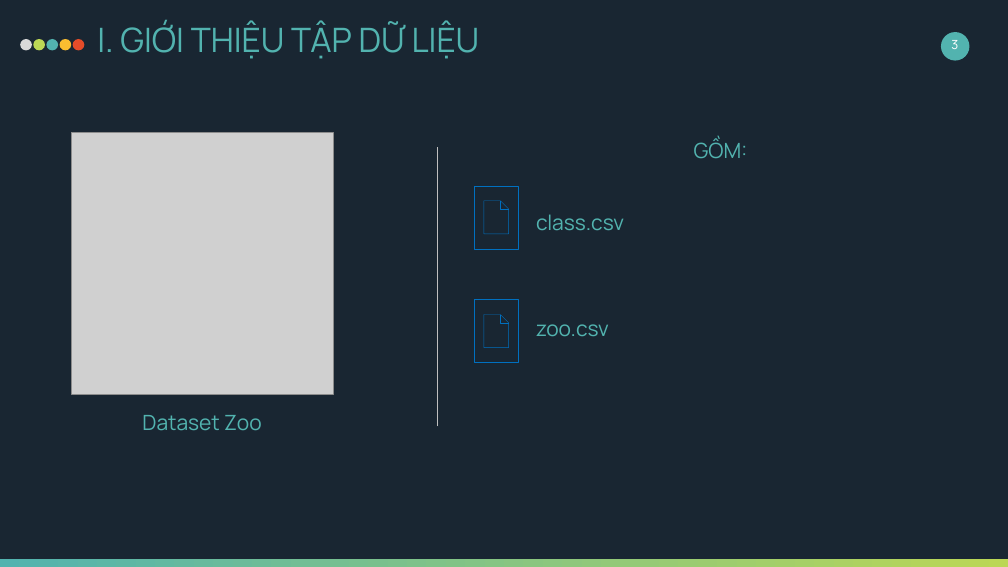
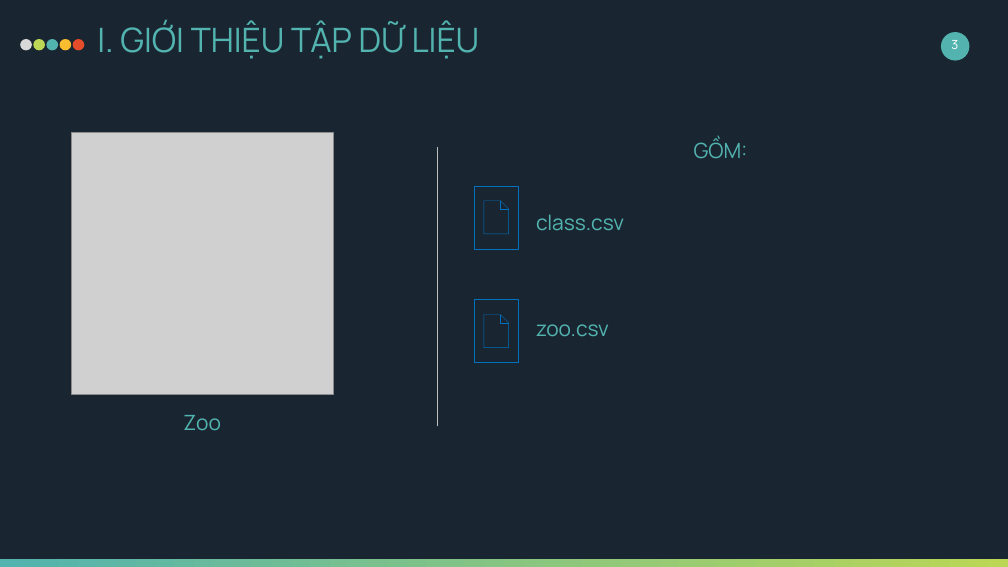
Before and after one commit to tcong51/Advanced-Machine-Learning, a slide deck: slide 3 of project1-useSVM/baocao_zoo.pptx. Drawn at 1008x567 pixels with LibreOffice and Linux fonts; fonts in the diff are those of the drawing; grey boxes stand for pictures. Boxes give left, top, right and bottom in pixels: in the first picture for what was removed or moved away, otherwise in the second. Text is boxed around its words. In the diff, an @@ line names an element or a change of style, - is before the commit and + after.

```diff
--- a/project1-useSVM/baocao_zoo.pptx
+++ b/project1-useSVM/baocao_zoo.pptx
@@ text at (x1=183, y1=415, x2=221, y2=430): text changed @@
-Dataset Zoo
+Zoo
```
Also in this commit, not shown: 6 other slides changed, 1 other file.
